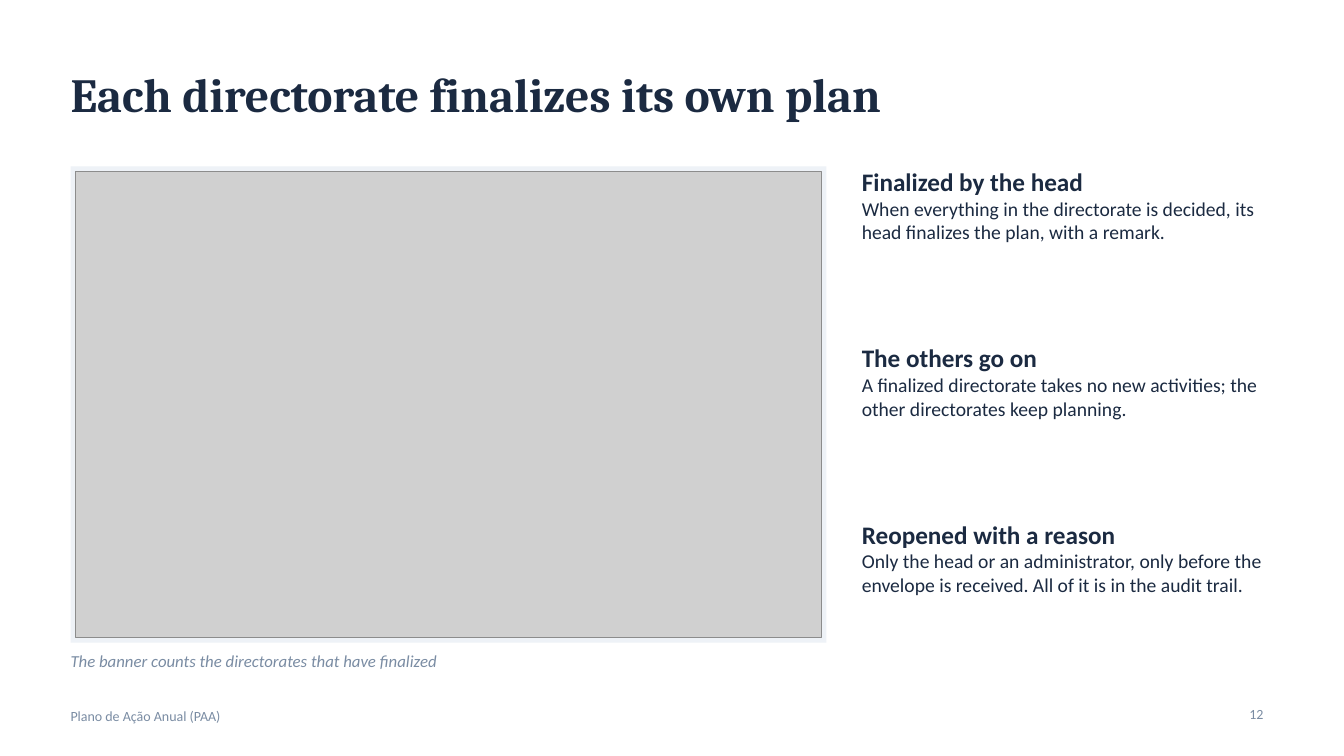
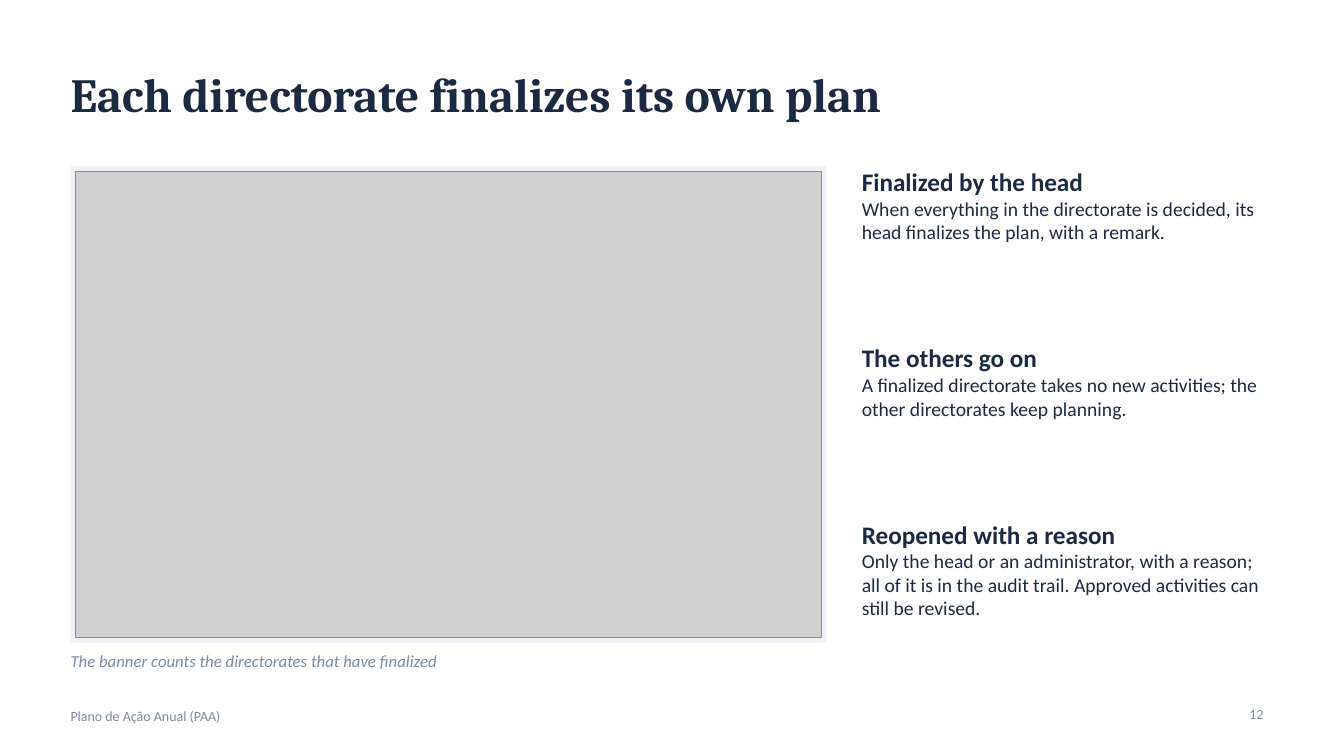
Before and after one commit to gokugohan/Sistema-de-Planeamento-Anual-e-Orsamento, a slide deck: slide 12 of docs/Sistema-PAA-apresentacao-v5.pptx. Drawn at 1344x756 pixels with LibreOffice and Linux fonts; fonts in the diff are those of the drawing; grey boxes stand for pictures. Boxes give left, top, right and bottom in pixels: in the first picture for what was removed or moved away, otherwise in the second. Text is boxed around its words. In the diff, an @@ line names an element or a change of style, - is before the commit and + after.

```diff
--- a/docs/Sistema-PAA-apresentacao-v5.pptx
+++ b/docs/Sistema-PAA-apresentacao-v5.pptx
@@ text at (x1=862, y1=554, x2=1259, y2=615): text changed @@
-Only the head or an administrator, only before the envelope is received. All of it is in the audit trail.
+Only the head or an administrator, with a reason; all of it is in the audit trail. Approved activities can still be revised.
```
Also in this commit, not shown: 6 other slides changed, 2 slides added, 1 slide removed, 40 other files.
